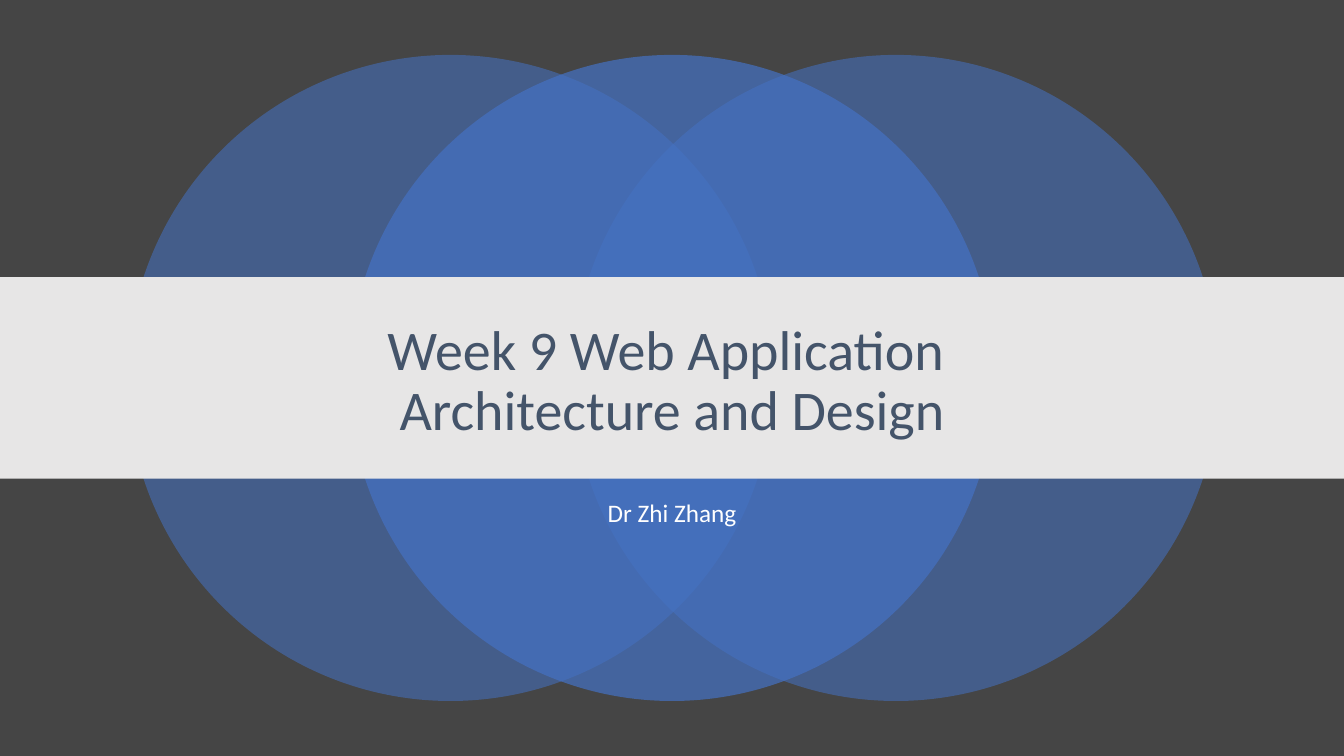
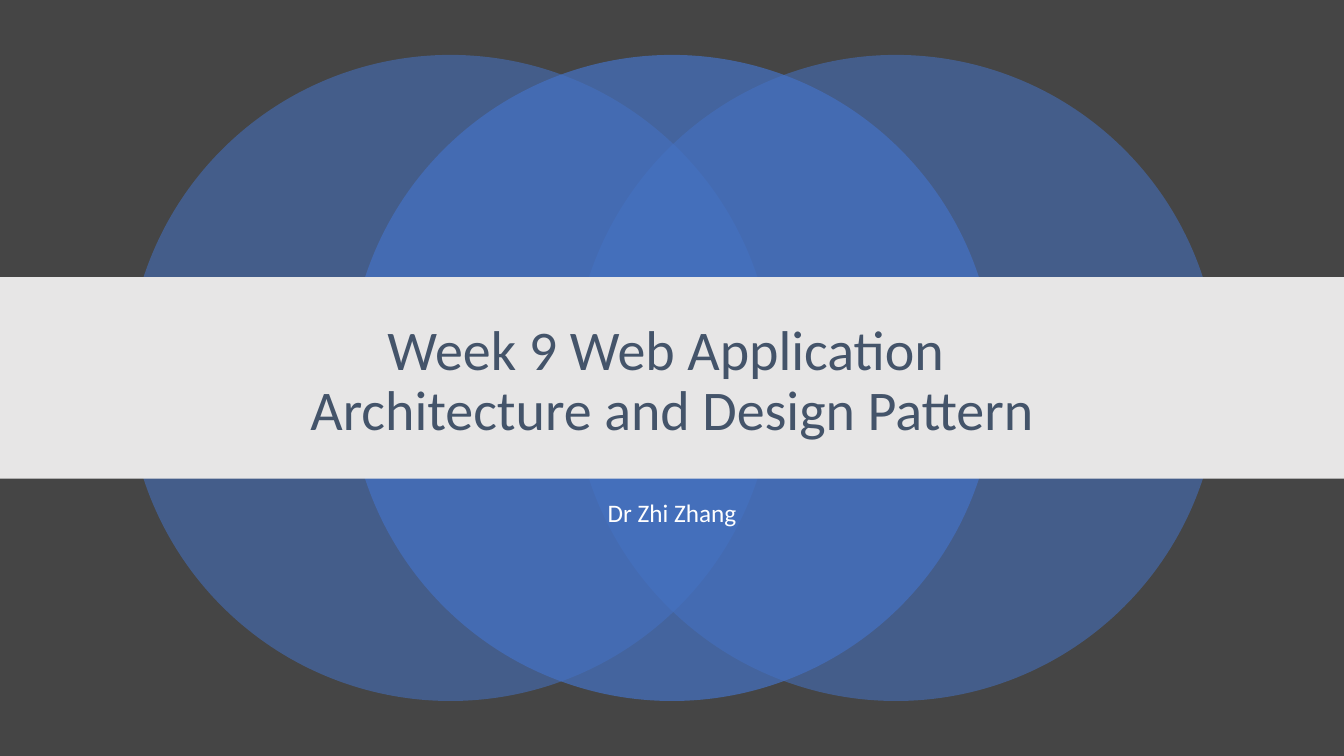
Before and after one commit to zhangzhics/CITS5503_Sem2, a slide deck: slide 1 of Lectures2024/CITS5503WebArchDesign_week9.pptx. Drawn at 1344x756 pixels with LibreOffice and Linux fonts; fonts in the diff are those of the drawing. Boxes give left, top, right and bottom in pixels: in the first picture for what was removed or moved away, otherwise in the second. Text is boxed around its words. In the diff, an @@ line names an element or a change of style, - is before the commit and + after.

Commit message:
typos corrected in week 9

```diff
--- a/Lectures2024/CITS5503WebArchDesign_week9.pptx
+++ b/Lectures2024/CITS5503WebArchDesign_week9.pptx
@@ title at (x1=310, y1=331, x2=1034, y2=440): text changed @@
-Week 9 Web Application
-Architecture and Design
+Week 9 Web Application
+Architecture and Design Pattern
```
Also in this commit, not shown: 1 other slide changed.
